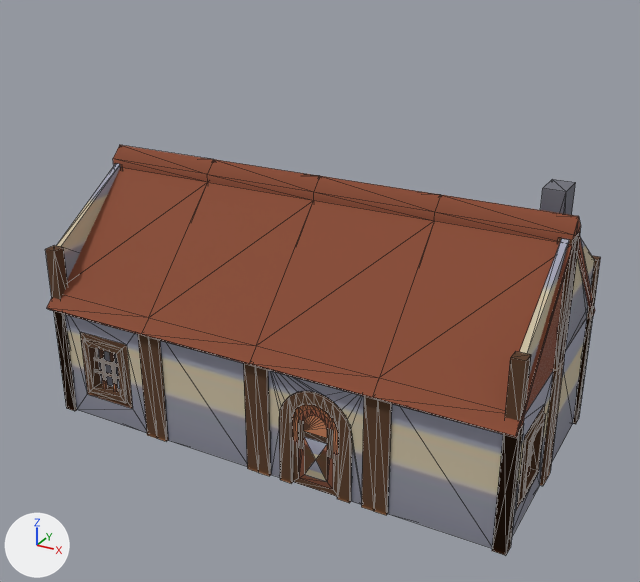
The glTF model modeles/maison-village-2.glb: old version first, new version second.
Before and after are seen from a 50 mm camera at (9.65, -17.54, 12.12) aimed at (0.23, -0.42, 3.56). The lights are fixed; the arrows at lower left show +X, +Y and +Z. The picture after the commit comes second. Mesh edges are drawn as thin lines. Where no turn or scale is listed for an object, it has been applied to the vertices. Vertices at exactly the same position are counted once.

Before the edit, the objects in view are built like this:
```python
mat_colormap = bpy.data.materials.new('colormap')
mat_colormap.use_nodes = True; mat_colormap.node_tree.nodes.clear()
_N = mat_colormap.node_tree.nodes; _L = mat_colormap.node_tree.links
n0 = _N.new('ShaderNodeBsdfPrincipled'); n0.name = 'Principled BSDF'
n0.inputs[2].default_value = 0.95  # 'Roughness'
n1 = _N.new('ShaderNodeOutputMaterial'); n1.name = 'Material Output'
n2 = _N.new('ShaderNodeMix'); n2.name = 'Mix'
n2.data_type = 'RGBA'
n2.blend_type = 'MULTIPLY'
n2.inputs[0].default_value = 1.0  # 'Factor'
n2.inputs[7].default_value = (0.888, 0.823, 0.687, 1.0)  # 'B', pale yellow #f2ead8
n3 = _N.new('ShaderNodeTexImage'); n3.name = 'Image Texture'
n3.image = img_colormap
_L.new(n0.outputs[0], n1.inputs[0])  # 'BSDF' to 'Surface'
_L.new(n2.outputs[2], n0.inputs[0])  # 'Result' to 'Base Color'
_L.new(n3.outputs[0], n2.inputs[6])  # 'Color' to 'A'
mat_colormap_001 = principled_material('colormap.001')
mat_colormap_001.base_color = (0.254, 0.0704, 0.0331)  # brown #8a4b33
mat_colormap_001.roughness = 0.95
me_roof_high = bpy.data.meshes.new('roof-high')
me_roof_high.from_pydata(...)  # 179 vertices, 455 faces; spans x -6.0..6.0, y -3.21..3.21, z -1.76..1.76
me_roof_high.materials.append(mat_colormap_001)  # brown #8a4b33
me_wall_window_shutters = bpy.data.meshes.new('wall-window-shutters')
me_wall_window_shutters.from_pydata(...)  # 880 vertices, 1630 faces; spans x -6.0..6.0, y -3.0..3.0, z -3.3..3.3
me_wall_window_shutters.materials.append(mat_colormap)
ob_roof_high = bpy.data.objects.new('roof-high', me_roof_high)
ob_roof_high.location = (0.0, 0.0, 4.51)
ob_wall_window_shutters = bpy.data.objects.new('wall-window-shutters', me_wall_window_shutters)
ob_wall_window_shutters.location = (0.0, 0.0, 3.15)
```
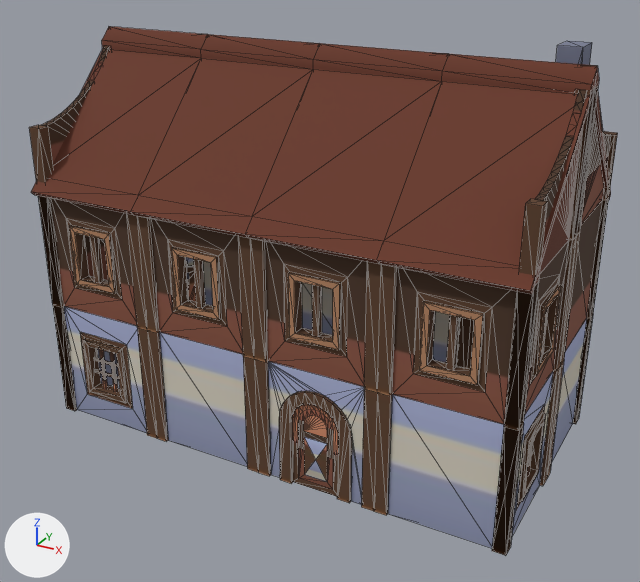
Where the newer file only moved an object's origin or applied its transform, the numbers keep the older frame.

Pixel boxes (x1, y1, x2, y2) of what changed, in the pictures (640 x 582 px):
'roof-high', recoloured, moved: before (47, 145, 595, 438); after (31, 26, 611, 294)
'wall-window-shutters', recoloured, reshaped (31% taller): before (45, 163, 601, 555); after (29, 41, 618, 556)
part 1 of me_wall_window_shutters, built on: before (45, 164, 601, 425); after (29, 41, 618, 431)
part 2 of me_wall_window_shutters, surface changed (grey to brown): before (565, 256, 587, 351); after (565, 247, 587, 351)

Edits to the bpy script that builds the scene:
```text
Change mat_colormap:
    remove n2 = _N.new('ShaderNodeMix'); n2.name = 'Mix'
    remove n2.data_type = 'RGBA'
    remove n2.blend_type = 'MULTIPLY'
    remove n2.inputs[0].default_value = 1.0  # 'Factor'
    remove n2.inputs[7].default_value = (0.888, 0.823, 0.687, 1.0)  # 'B', pale yellow #f2ead8
    where n0 = _N.new('ShaderNodeBsdfPrincipled'); n0.name = 'Principled BSDF'
    where n3 = _N.new('ShaderNodeTexImage'); n3.name = 'Image Texture'
    remove _L.new(n2.outputs[2], n0.inputs[0])  # 'Result' to 'Base Color'
    remove _L.new(n3.outputs[0], n2.inputs[6])  # 'Color' to 'A'
    add _L.new(n3.outputs[0], n0.inputs[0])  # 'Color' to 'Base Color'
Change mat_colormap_001:
    mat_colormap_001.base_color: (0.254, 0.0704, 0.0331) -> (0.144, 0.0395, 0.0212)  # brown #8a4b33 -> brown #6a3828
Change me_wall_window_shutters:
    used by ob_wall_window_shutters; location = (0.0, 0.0, 3.15)
    remove me_wall_window_shutters.from_pydata(...)  # 880 vertices, 1630 faces; spans x -6.0..6.0, y -3.0..3.0, z -3.3..3.3
    add me_wall_window_shutters.from_pydata(...)  # 1432 vertices, 2926 faces; spans x -6.0..6.0, y -3.0..3.0, z -3.3..6.3
    me_wall_window_shutters part 1: 28 vertices removed from x -6.0..6.0, y -3.0..3.0, z 0.3..1.2; 580 vertices added at x -6.0..6.0, y -3.0..3.0, z 0.3..6.3
    me_wall_window_shutters part 2: 6 kept faces spanning x -5.93..5.93, y -2.7..2.7, z -0.3..2.7 get new texture (UV) coordinates
    other edits to the shape of me_wall_window_shutters do not show in these pictures
Change ob_roof_high:
    ob_roof_high.location: (0.0, 0.0, 4.51) -> (0.0, 0.0, 7.51)
```
